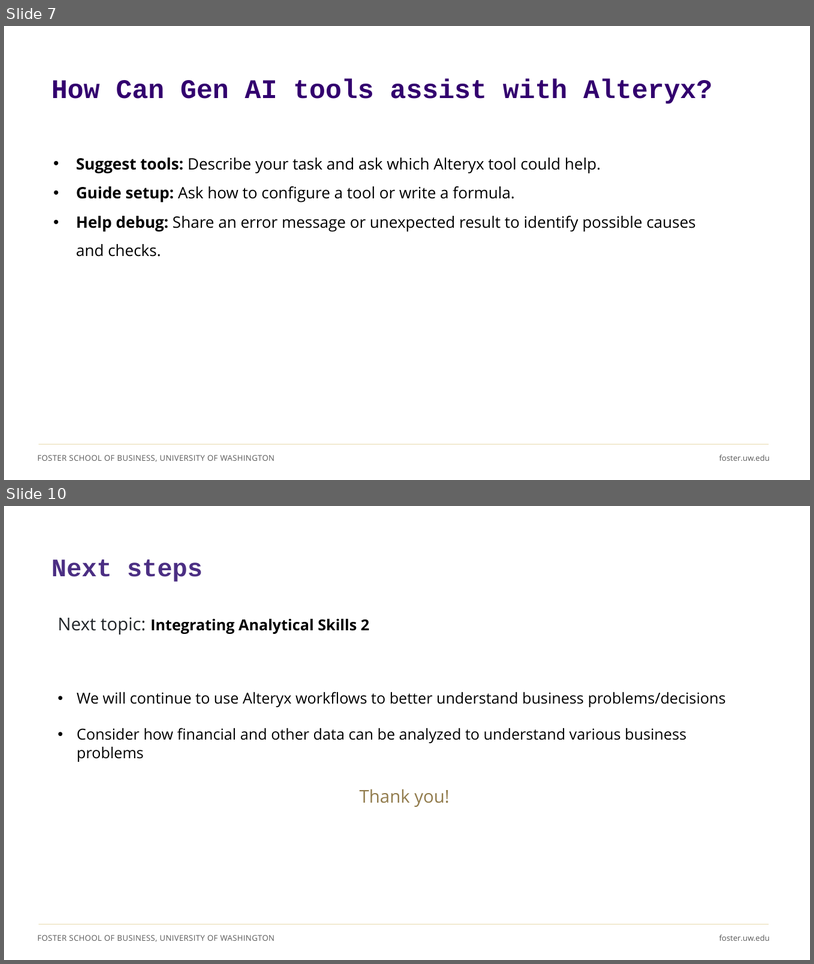
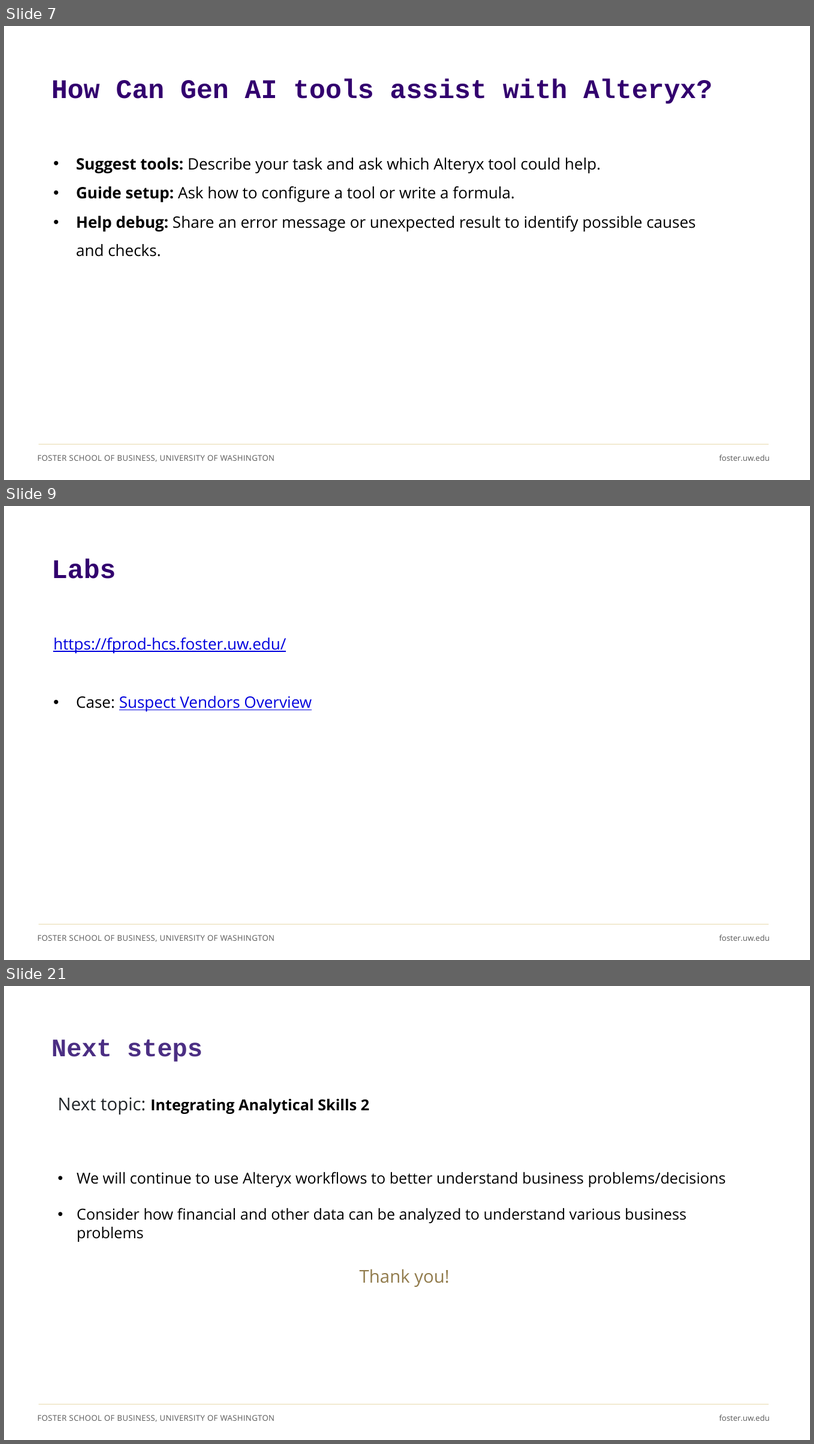
Before and after one commit to ashercurtis/slides.io, a slide deck: ACCTG320/ACCTG320Class10_2026.pptx. Shown one above the other, each under a label of ours: slides 7 and 10 before the commit, slides 7, 9 and 21 after it; the slides between them are not shown. The pictures are 814x964 and 814x1444 pixels, drawn with LibreOffice and Linux fonts; fonts in the diff are those of the drawing. Boxes give left, top, right and bottom in pixels: in the first picture for what was removed or moved away, otherwise in the second. Text is boxed around its words. In the diff, an @@ line names an element or a change of style, - is before the commit and + after.

```diff
--- a/ACCTG320/ACCTG320Class10_2026.pptx
+++ b/ACCTG320/ACCTG320Class10_2026.pptx
@@ slide 9 added at box(4, 506, 810, 960), background #FFFFFF; not listed: 3 template elements that a slide beside it also shows @@
@@ title added at box(51, 559, 116, 579), 32 pt, text #32006E, bold @@
+Labs
@@ text added at box(53, 637, 312, 712), 18.7 pt, text #0000DE, underline @@
+https://fprod-hcs.foster.uw.edu/
+• Case: Suspect Vendors Overview
@@ what was slide 10 is now slide 21 @@
```
Also in this commit, not shown: 2 slides changed, 13 other slides added, 3 slides removed, 1 other file.
